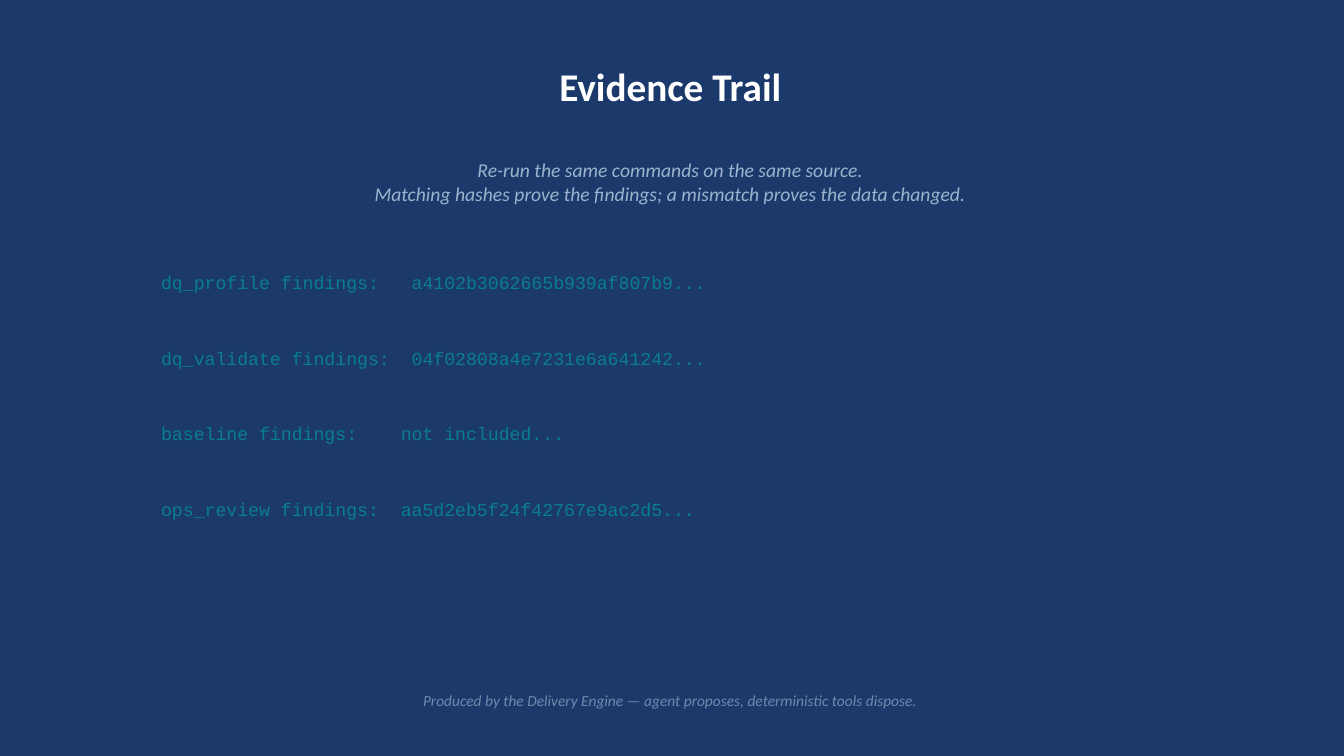
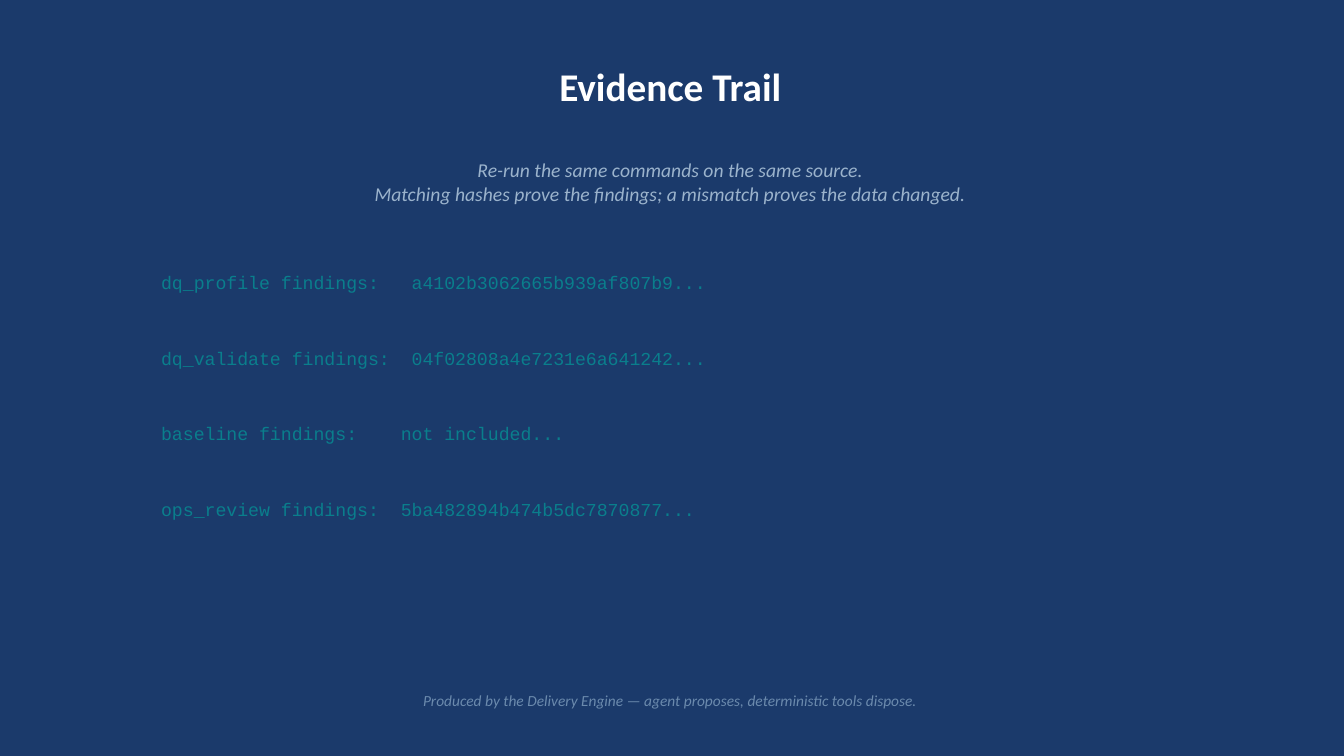
Before and after one commit to MohdSaifHussain/delivery-engine, a slide deck: slide 6 of examples/transaction_monitoring/output/final/delivery_package.pptx. Drawn at 1344x756 pixels with LibreOffice and Linux fonts; fonts in the diff are those of the drawing. Boxes give left, top, right and bottom in pixels: in the first picture for what was removed or moved away, otherwise in the second. Text is boxed around its words. In the diff, an @@ line names an element or a change of style, - is before the commit and + after.

Commit message:
Re-run transaction_monitoring on current engine; ship package + Step 21 report
Re-run the transaction_monitoring example (weekly ops review / AML feed) on the v1.0 engine. Gate 2 fires, 12 rules approved by hash, all three documents (docx/pptx/xlsx) regenerate cleanly. The ops_review honestly surfaces real feed issues with SQL evidence and severity: missing data (merchant_state 12.5%, zip 13.1%, errors 98.4% null), stale coverage (newest record 5280 days old), and category concentration (Swipe 88%, None 98%), critical_findings 0. The Step 21 report renders completeness at 89.7% amber with per-column errors 1.6% / zip 86.9% / merchant_state 87.5% amber against clean columns green, mirroring the messy feed truthfully. Preserve the prior phase1+final package to examples/historical/transaction_monitoring_pre_v1/. No trend report: phase1/final are two gate points of one run, not an iterative run-over-run history, so a trend would imply remediation that did not occur (the Step 23 trend is demonstrated on PaySim, where the iteration is real).

```diff
--- a/examples/transaction_monitoring/output/final/delivery_package.pptx
+++ b/examples/transaction_monitoring/output/final/delivery_package.pptx
@@ text at box(161, 503, 695, 520): text changed @@
-ops_review findings: aa5d2eb5f24f42767e9ac2d5...
+ops_review findings: 5ba482894b474b5dc7870877...
```
Also in this commit, not shown: 29 other files.
